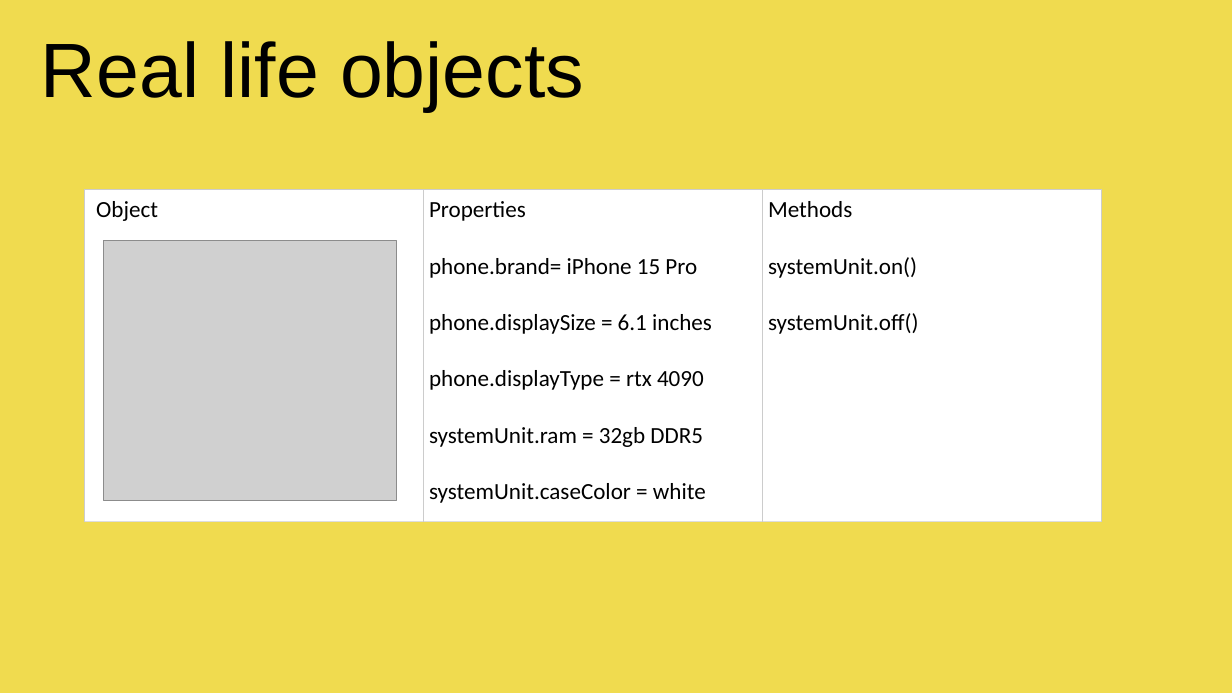
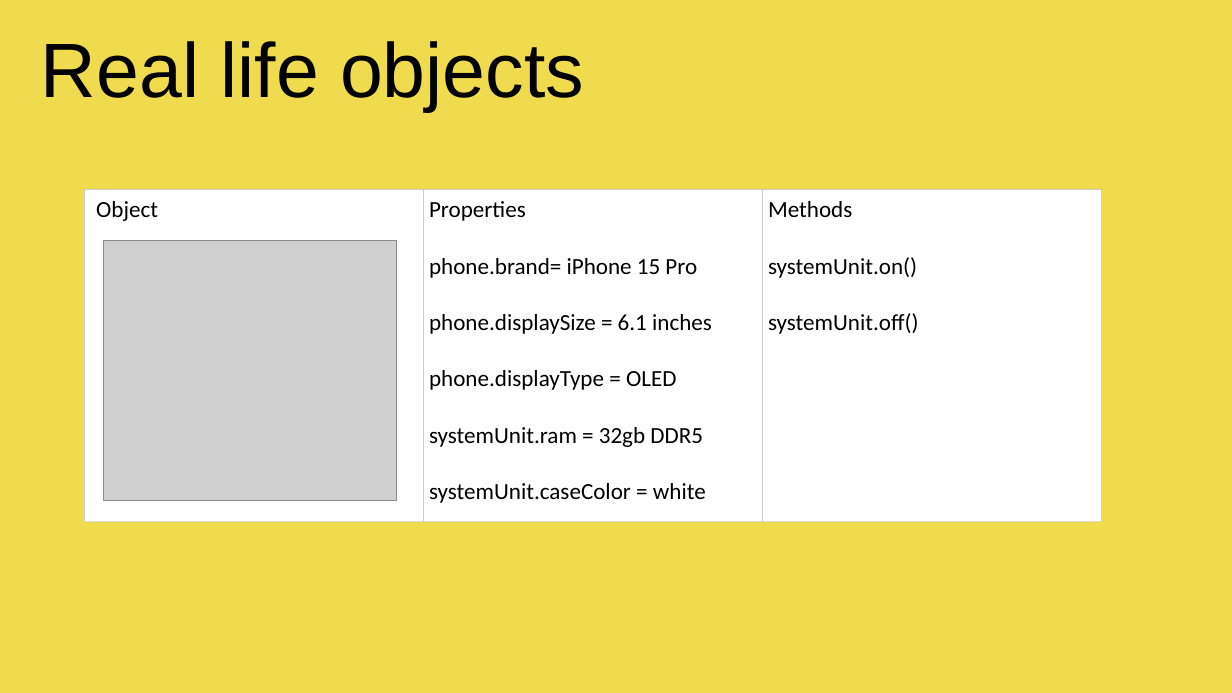
Before and after one commit to CMPE-40062-Azure-Python/JavaScript-Fundamentals, a slide deck: slide 10 of PPT REPORT.pptx. Drawn at 1232x693 pixels with LibreOffice and Linux fonts; fonts in the diff are those of the drawing; grey boxes stand for pictures. Boxes give left, top, right and bottom in pixels: in the first picture for what was removed or moved away, otherwise in the second. Text is boxed around its words. In the diff, an @@ line names an element or a change of style, - is before the commit and + after.

```diff
--- a/PPT REPORT.pptx
+++ b/PPT REPORT.pptx
@@ table at [84, 189, 1102, 521] @@
-row 1, column 2: Properties / phone.brand= iPhone 15 Pro / phone.displaySize = 6.1 inches / phone.displayType = rtx 4090 systemUnit.ram = 32gb DDR5 systemUnit.caseColor = white
+row 1, column 2: Properties / phone.brand= iPhone 15 Pro / phone.displaySize = 6.1 inches / phone.displayType = OLED systemUnit.ram = 32gb DDR5 systemUnit.caseColor = white
```
Also in this commit, not shown: 1 other slide changed, 1 other file.
